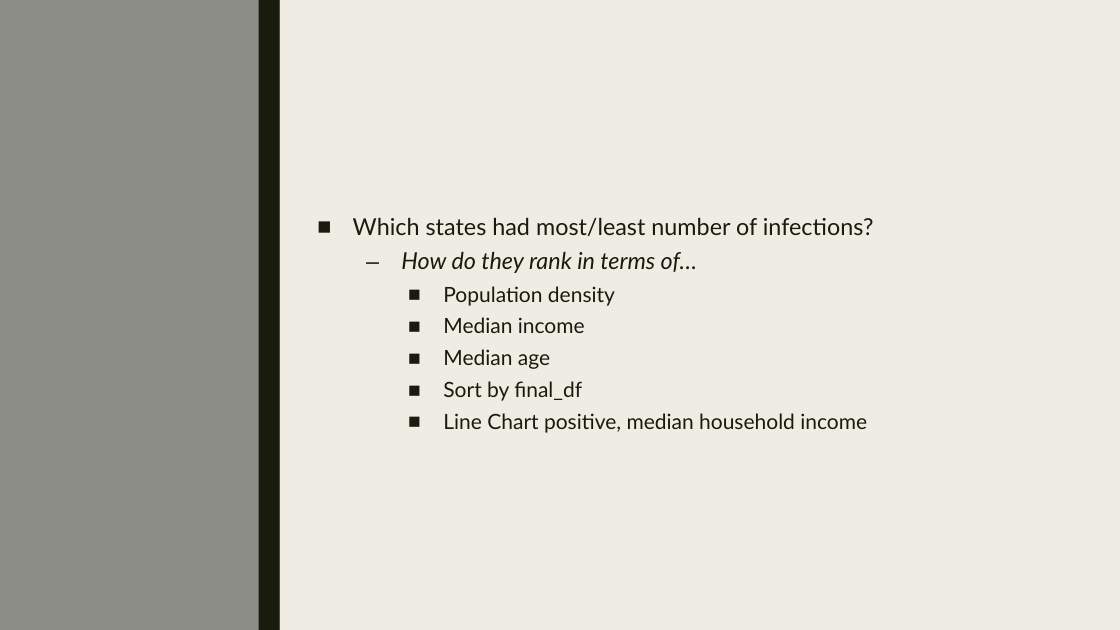
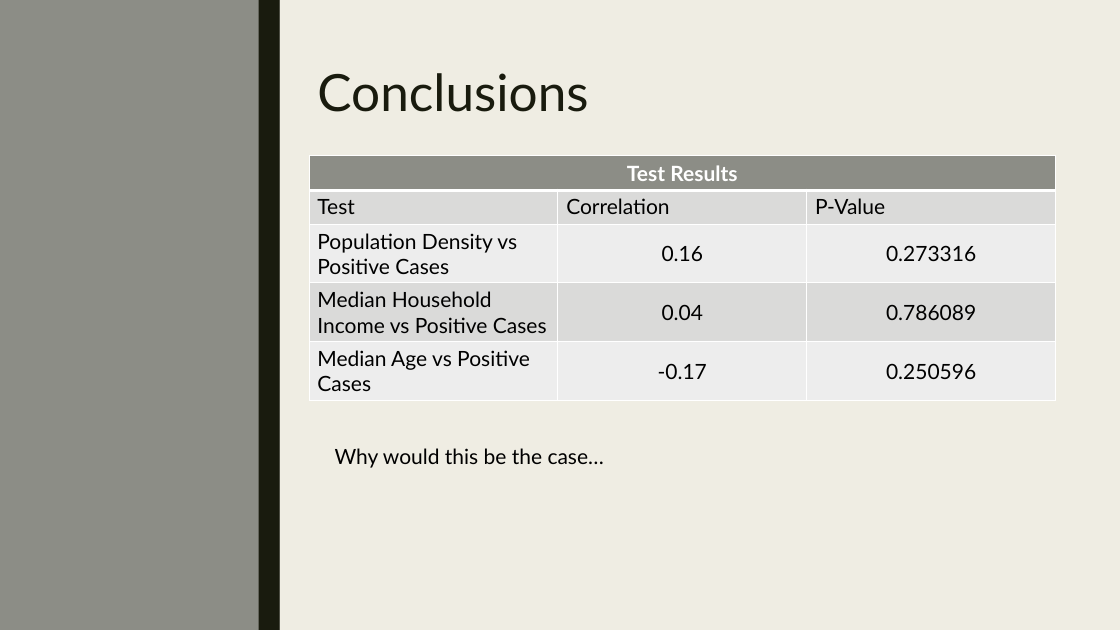
Before and after one commit to lcarbo/US_COVID_Project, a slide deck: slide 14 of COVID_Presentation_0104.pptx. Drawn at 1120x630 pixels with LibreOffice and Linux fonts; fonts in the diff are those of the drawing. Boxes give left, top, right and bottom in pixels: in the first picture for what was removed or moved away, otherwise in the second. Text is boxed around its words. In the diff, an @@ line names an element or a change of style, - is before the commit and + after.

Commit message:
Final Powerpoint

```diff
--- a/COVID_Presentation_0104.pptx
+++ b/COVID_Presentation_0104.pptx
@@ title added at [317,73,588,112], 44 pt, text #191B0E @@
+Conclusions
@@ table added at [309,156,1055,401], 5 rows, 3 columns @@
+Test Results |  | 
+Test | Correlation | P-Value
+Population Density vs Positive Cases | 0.16 | 0.273316
+Median Household Income vs Positive Cases | 0.04 | 0.786089
+Median Age vs Positive Cases | -0.17 | 0.250596
@@ text removed at [353,217,874,433] @@
-■ Which states had most/least number of infections?
-  – How do they rank in terms of…
-    ■ Population density
-    ■ Median income
-    ■ Median age
-    ■ Sort by final_df
-    ■ Line Chart positive, median household income
@@ text added at [335,448,604,468], 18 pt, text #000000 @@
+Why would this be the case…
```
Also in this commit, not shown: 1 other slide changed, 1 other file.
